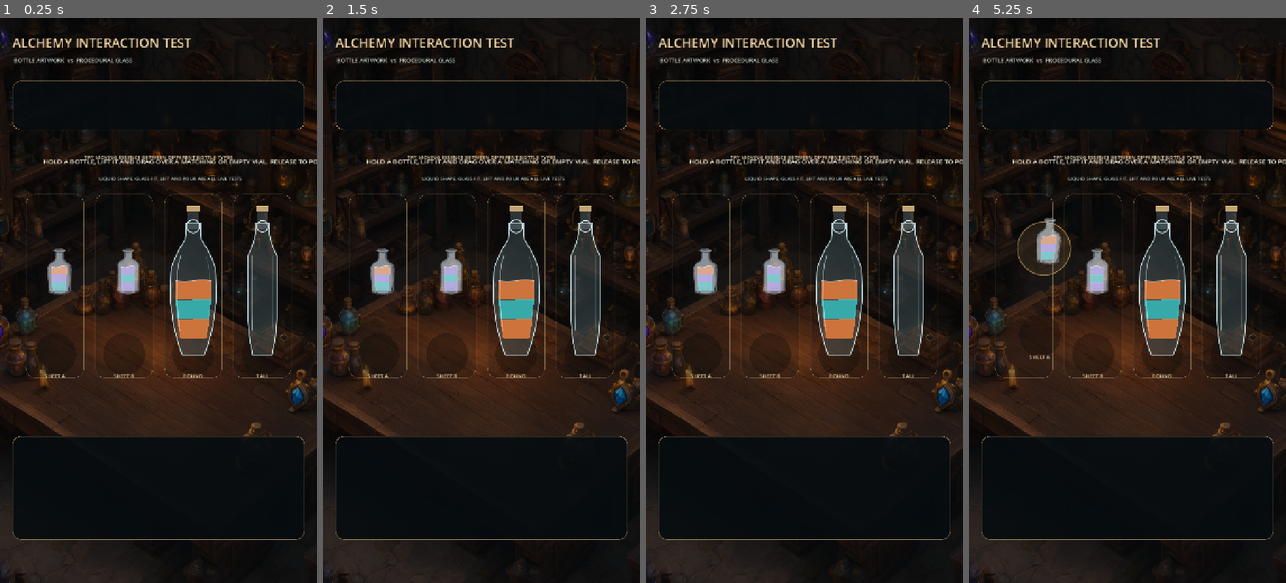
Above: before the commit, frames 1-4 (left to right).
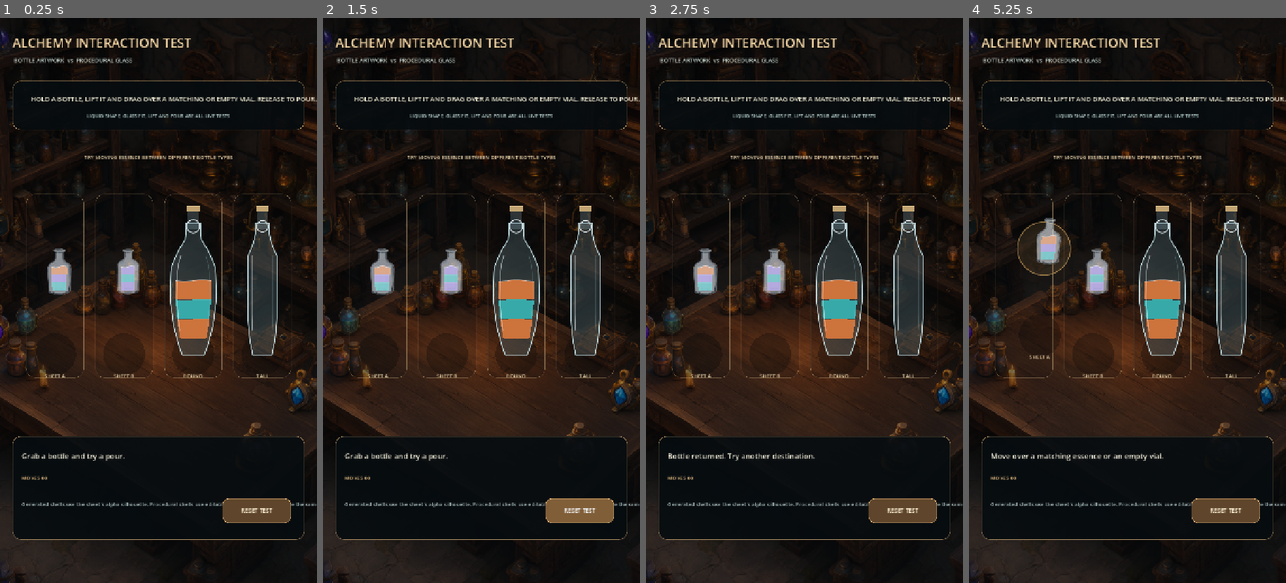
Above: after the commit, the same moments.

Repository: Kryodo/spell-sort-game
Game: Godot game, scene res://scenes/alchemy_interaction_test.tscn
Two runs of this game, one before a commit and one after it. Both use one fixed random seed, a clock stepped at 60 frames per second and the inputs below.
Inputs (mouse positions are in pixels of both pictures, inside the frame that each line leads up to):
- Up to frame 1 (0.25 s): no input
- Up to frame 2 (1.5 s): tap Enter at 0.5 s; drag from (481, 300) to (513, 176) at 0.52 s; click (579, 509) at 1.25 s, where only the run after the commit has a clickable "RESET TEST"
- Up to frame 3 (2.75 s): tap Space at 2 s; drag from (741, 328) to (788, 413) at 2.02 s
- Up to frame 4 (5.25 s): move the mouse to (1159, 176) at 2.77 s; click (1159, 176) at 2.92 s; tap Enter at 3.5, 5 s; drag from (1111, 413) to (1032, 215) at 3.52 s; tap Space at 4.25 s; move the mouse to (1222, 385) at 4.27 s; click (1222, 385) at 4.42 s; drag from (1032, 215) to (1079, 159) at 5.02 s

The runs differ from the first frame. In frame 1, 2.8% of the frame differs, in the area x 6-100%, y 14-90%; in frame 2, 2.9%; in frame 3, 3.0%; in frame 4, 3.0%.

Commit message:
Fix test layout and lock reset during bottle return

Diff:
--- a/scripts/alchemy_interaction_test.gd
+++ b/scripts/alchemy_interaction_test.gd
@@ -101,14 +101,14 @@
 		15,
 		Color(0.95, 0.93, 0.84, 1.0)
 	)
-	instruction.position = Vector2(48.0, 161.0)
+	instruction.position = Vector2(20.0, 19.0)
 	instruction.size = Vector2(624.0, 44.0)
 	instruction.autowrap_mode = TextServer.AUTOWRAP_WORD_SMART
 	instruction.horizontal_alignment = HORIZONTAL_ALIGNMENT_CENTER
 	instruction_panel.add_child(instruction)
 
 	var note := _make_label("LIQUID SHAPE, GLASS FIT, LIFT AND POUR ARE ALL LIVE TESTS", 11, Color(0.72, 0.82, 0.81, 0.96))
-	note.position = Vector2(48.0, 211.0)
+	note.position = Vector2(20.0, 69.0)
 	note.size = Vector2(624.0, 22.0)
 	note.horizontal_alignment = HORIZONTAL_ALIGNMENT_CENTER
 	instruction_panel.add_child(note)
@@ -127,25 +127,25 @@
 	add_child(status_panel)
 
 	status_label = _make_label("Grab a bottle and try a pour.", 17, Color(0.96, 0.94, 0.86, 1.0))
-	status_label.position = Vector2(49.0, 970.0)
+	status_label.position = Vector2(21.0, 23.0)
 	status_label.size = Vector2(620.0, 44.0)
 	status_label.autowrap_mode = TextServer.AUTOWRAP_WORD_SMART
 	status_panel.add_child(status_label)
 
 	move_label = _make_label("MOVES 00", 12, Color(0.91, 0.75, 0.51, 1.0))
-	move_label.position = Vector2(49.0, 1030.0)
+	move_label.position = Vector2(21.0, 83.0)
 	move_label.size = Vector2(180.0, 24.0)
 	status_panel.add_child(move_label)
 
 	var hint := _make_label("Generated shells use the sheet's alpha silhouette. Procedural shells use editable shape profiles. Both share the same liquid renderer.", 12, Color(0.72, 0.80, 0.80, 0.95))
-	hint.position = Vector2(49.0, 1062.0)
+	hint.position = Vector2(21.0, 115.0)
 	hint.size = Vector2(420.0, 79.0)
 	hint.autowrap_mode = TextServer.AUTOWRAP_WORD_SMART
 	status_panel.add_child(hint)
 
 	reset_button = Button.new()
 	reset_button.text = "RESET TEST"
-	reset_button.position = Vector2(505.0, 1088.0)
+	reset_button.position = Vector2(477.0, 141.0)
 	reset_button.size = Vector2(156.0, 56.0)
 	reset_button.focus_mode = Control.FOCUS_NONE
 	reset_button.add_theme_font_size_override("font_size", 13)
@@ -405,6 +405,7 @@
 
 func _return_to_slot(source_index: int) -> void:
 	_is_animating = true
+	reset_button.disabled = true
 	var source = bottle_controls[source_index]
 	if _hover_index >= 0:
 		bottle_controls[_hover_index].set_feedback(false, false, false)
@@ -418,11 +419,13 @@
 	source.set_pose(Vector2.ZERO)
 	_drag_index = -1
 	_is_animating = false
+	reset_button.disabled = false
 	_set_status("Bottle returned. Try another destination.")
 
 
 func _perform_pour(source_index: int, target_index: int) -> void:
 	_is_animating = true
+	reset_button.disabled = true
 	_pour_source = source_index
 	_pour_target = target_index
 	_pour_amount = _get_pour_amount(source_index, target_index)
@@ -443,7 +446,6 @@
 	var direction: float = 1.0 if slot_positions[target_index].x > source_origin.x else -1.0
 	var staging_offset := Vector2(-64.0 * direction, -110.0)
 	var staging_position: Vector2 = slot_positions[target_index] + staging_offset
-	var target_slot: Vector2 = slot_positions[target_index]
 	var tilt_angle: float = deg_to_rad(28.0 * direction)
 
 	if _hover_index >= 0:
